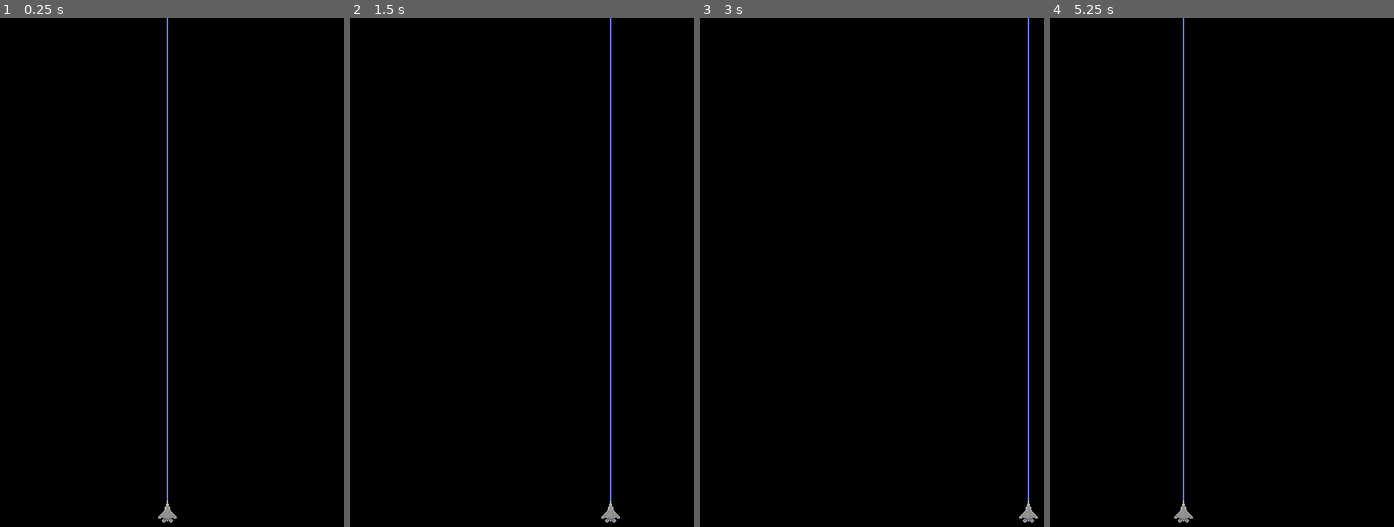
Above: before the commit, frames 1-4 (left to right).
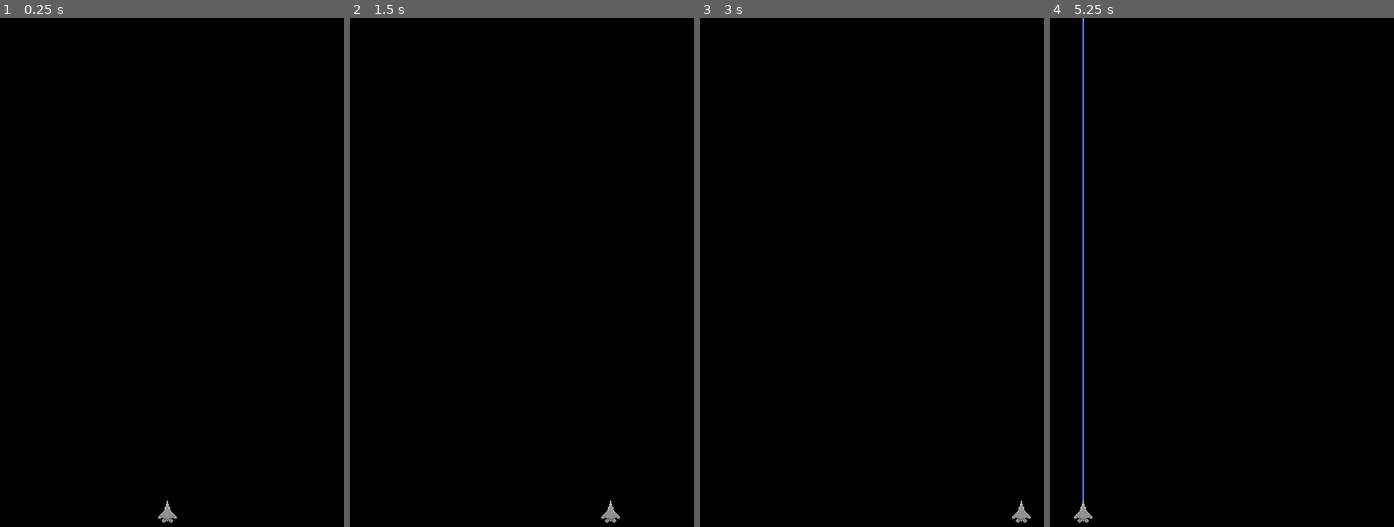
Above: after the commit, the same moments.

Repository: vivisuke/GodotShooting
Game: Godot game, scene res://Main.tscn
Same seed, same stepped clock (60 frames per second), same inputs: the game is played once before the commit and once after it.
Inputs:
- Up to frame 1 (0.25 s): no input
- Up to frame 2 (1.5 s): tap Enter (ui_accept) at 0.5, 1.35 s; hold Right (ui_right) 0.53-1.28 s; hold Enter (ui_accept) 0.53-1.28 s; hold Left (ui_left) from 1.28 s (still down)
- Up to frame 3 (3 s): tap Enter (ui_accept) at 1.52, 1.82, 2.85 s; release Left (ui_left) at 2.03 s; hold Enter (ui_accept) 2.03-2.78 s; hold Right (ui_right) from 2.03 s (still down)
- Up to frame 4 (5.25 s): tap Enter (ui_accept) at 3.02, 3.32, 3.5, 4.35, 4.52, 4.82 s; release Right (ui_right) at 3.53 s; hold Enter (ui_accept) 3.53-4.28 s; hold Left (ui_left) from 3.53 s (still down); hold Enter (ui_accept) from 5.03 s (still down)

The runs differ from the first frame. In frame 1, 0.4% of the frame differs, in the area x 48-49%, y 0-95%; in frame 2, 0.4%; in frame 3, 0.5%; in frame 4, 1.0%, in the area x 6-42%, y 0-100%.

Commit message:
0006 ◎ C 04/04 04/04 0.001│ToDo│自機：Space 押下時のみレイザー（Line2D）表示

Diff:
--- a/GodotShooting/Main.gd
+++ b/GodotShooting/Main.gd
@@ -1,4 +1,10 @@
 extends Node2D
+
+const SCREEN_WIDTH = 500
+const SCREEN_HEIGHT = 800
+const LR_LIMIT = 32
+const FIGHTER_LEFT = LR_LIMIT
+const FIGHTER_RIGHT = SCREEN_WIDTH - LR_LIMIT
 
 func _ready():
 	pass # Replace with function body.
@@ -8,4 +14,10 @@
 	if dx != 0:
 		#print(dx)
 		$Fighter.position.x += dx * 4
+		$Fighter.position.x = max(FIGHTER_LEFT, $Fighter.position.x)
+		$Fighter.position.x = min(FIGHTER_RIGHT, $Fighter.position.x)
+	if Input.is_action_pressed("ui_accept"):
+		$Fighter/Line2D.show()
+	else:
+		$Fighter/Line2D.hide()
 	pass
Not shown, changed: GodotShooting.spr
